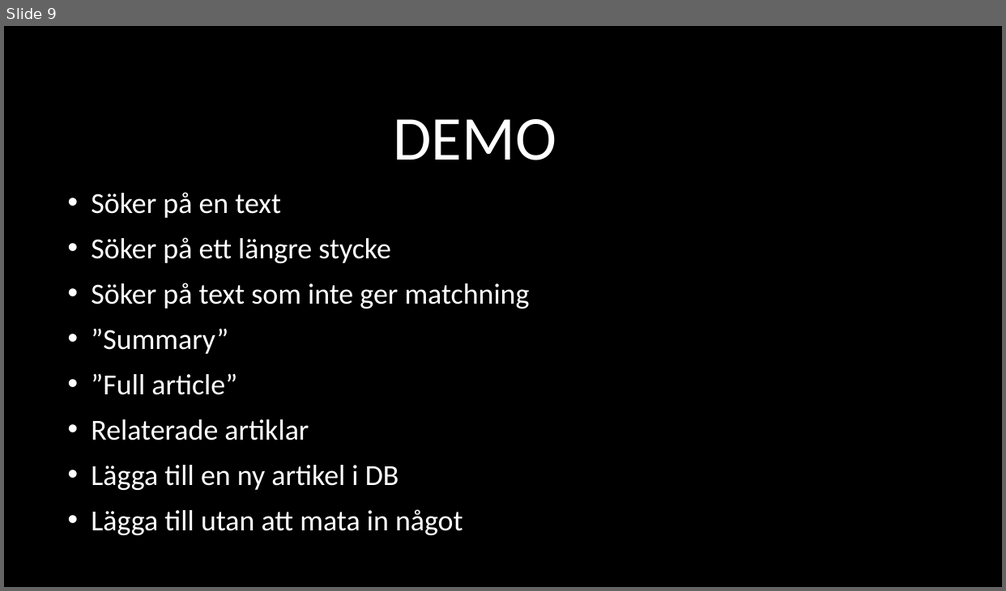
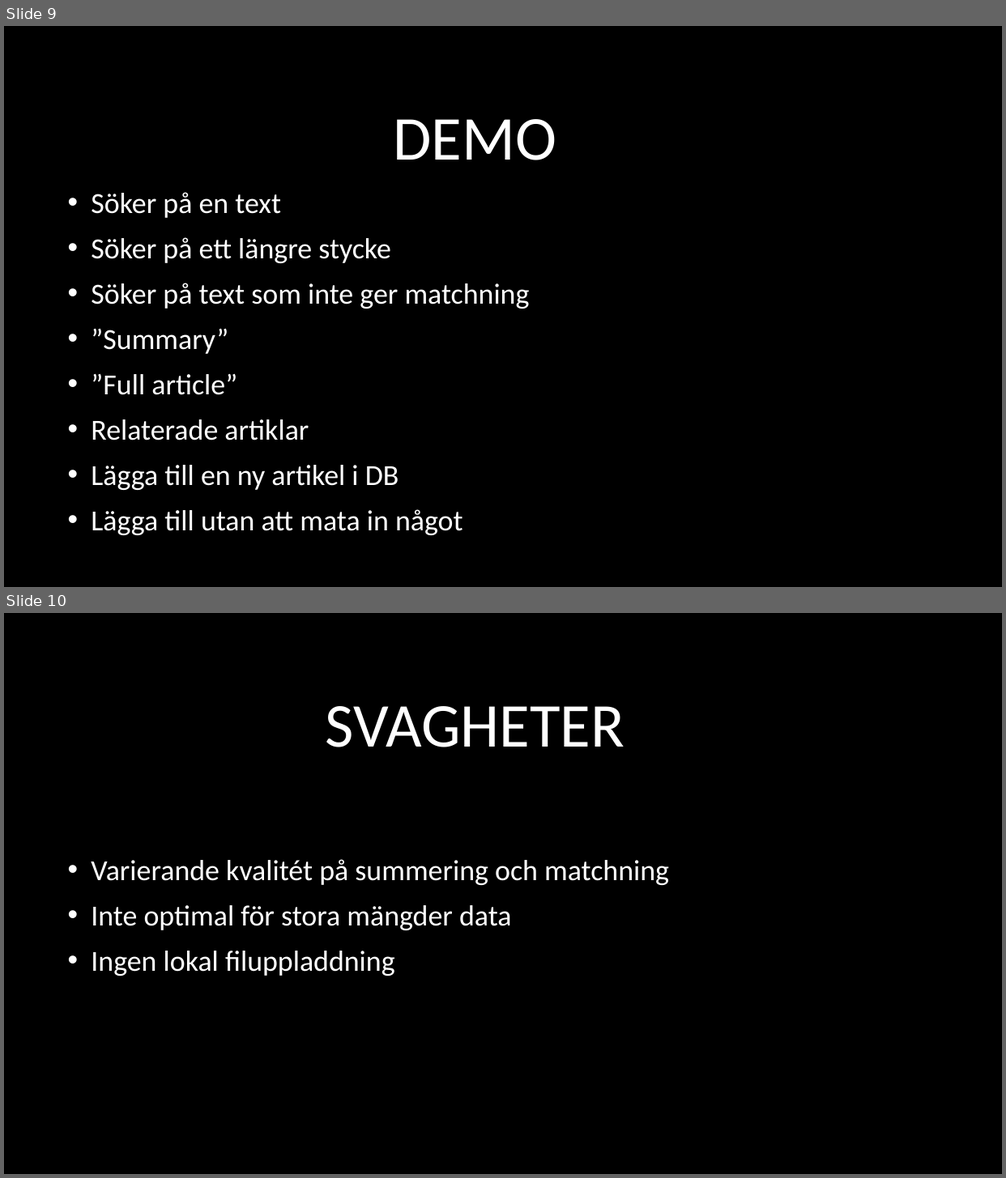
Before and after one commit to nextline501/Article-Finder, a slide deck: documentation/Grupp 3.pptx. Shown one above the other, each under a label of ours: slide 9 before the commit, slides 9 and 10 after it. The pictures are 1006x591 and 1006x1178 pixels, drawn with LibreOffice and Linux fonts; fonts in the diff are those of the drawing; background and template pictures are left out. Boxes give left, top, right and bottom in pixels: in the first picture for what was removed or moved away, otherwise in the second. Text is boxed around its words. In the diff, an @@ line names an element or a change of style, - is before the commit and + after.

```diff
--- a/documentation/Grupp 3.pptx
+++ b/documentation/Grupp 3.pptx
@@ slide 10 added at <box>4,613,1002,1174</box>, background picture (left out) @@
@@ title added at <box>325,706,624,747</box>, 60 pt, text #FFFFFF @@
+SVAGHETER
@@ text added at <box>91,859,669,976</box>, 28 pt, text #FFFFFF @@
+• Varierande kvalitét på summering och matchning
+• Inte optimal för stora mängder data
+• Ingen lokal filuppladdning
```
Also in this commit, not shown: 1 slide changed.
